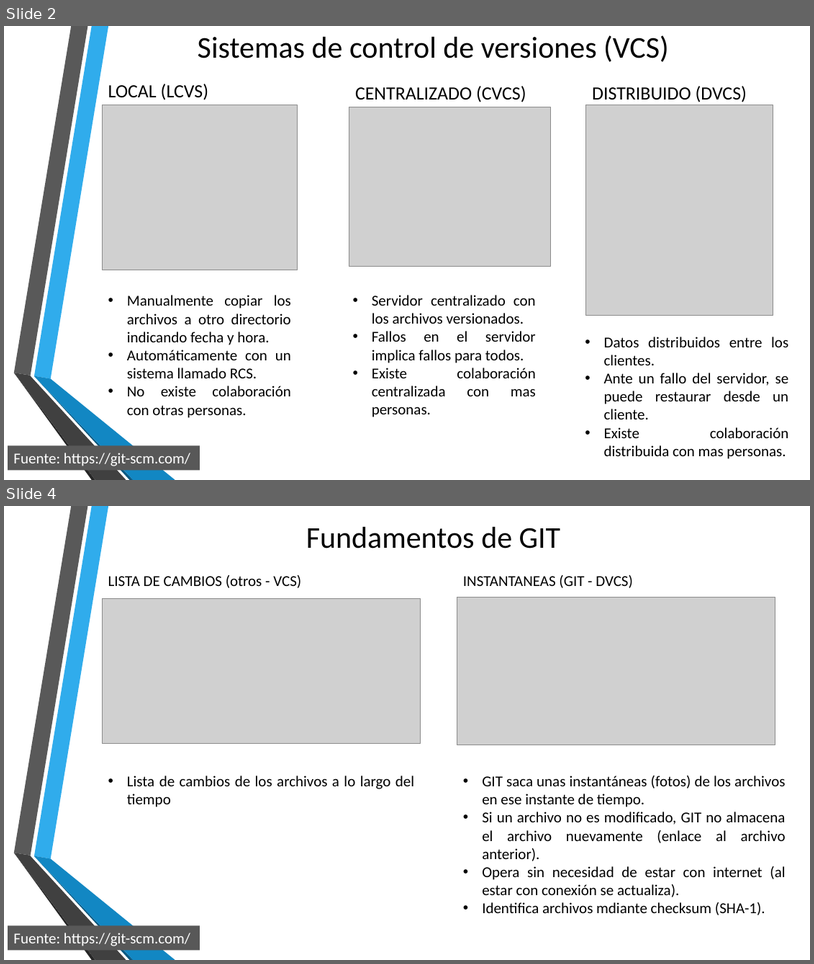
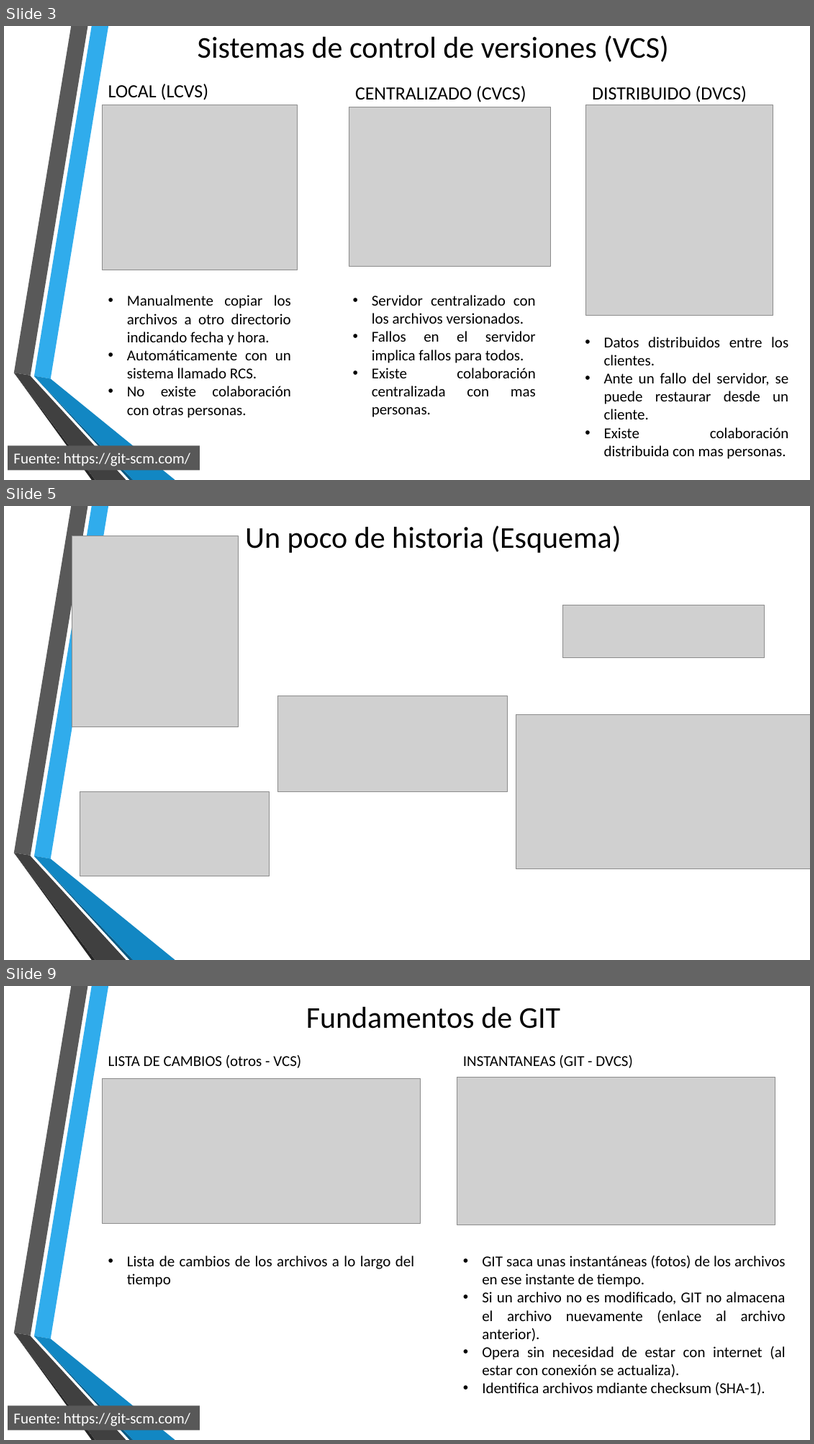
Before and after one commit to campus-digital/tutorialgit, a slide deck: documentos/Presentación3.pptx. Shown one above the other, each under a label of ours: slides 2 and 4 before the commit, slides 3, 5 and 9 after it; the slides between them are not shown. The pictures are 814x964 and 814x1444 pixels, drawn with LibreOffice and Linux fonts; fonts in the diff are those of the drawing; grey boxes stand for pictures; background and template pictures are left out. Boxes give left, top, right and bottom in pixels: in the first picture for what was removed or moved away, otherwise in the second. Text is boxed around its words. In the diff, an @@ line names an element or a change of style, - is before the commit and + after.

```diff
--- a/documentos/Presentación3.pptx
+++ b/documentos/Presentación3.pptx
@@ slide 5 added at (x1=4, y1=506, x2=810, y2=960), background picture (left out); not listed: 6 template elements that a slide beside it also shows @@
@@ title added at (x1=245, y1=525, x2=622, y2=553), 36 pt, text #000000 @@
+Un poco de historia (Esquema)
@@ picture added at (x1=72, y1=536, x2=239, y2=727) @@
@@ picture added at (x1=563, y1=605, x2=765, y2=658) @@
@@ picture added at (x1=278, y1=696, x2=507, y2=792) @@
@@ picture added at (x1=517, y1=715, x2=810, y2=869) @@
@@ picture added at (x1=80, y1=792, x2=269, y2=876) @@
@@ what was slide 2 is now slide 3 @@
@@ what was slide 4 is now slide 9 @@
```
Also in this commit, not shown: 1 slide changed, 5 other slides added, 1 other file.
